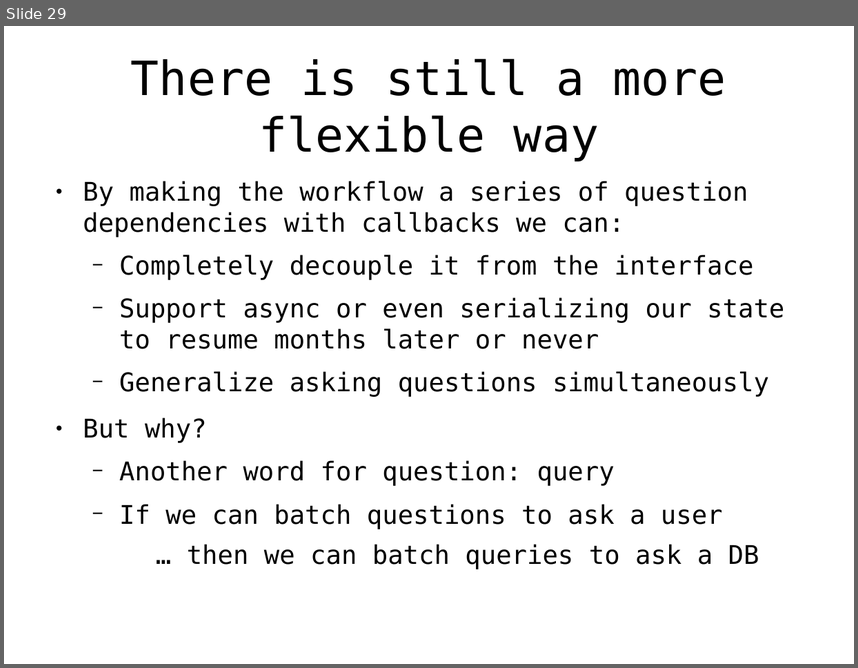
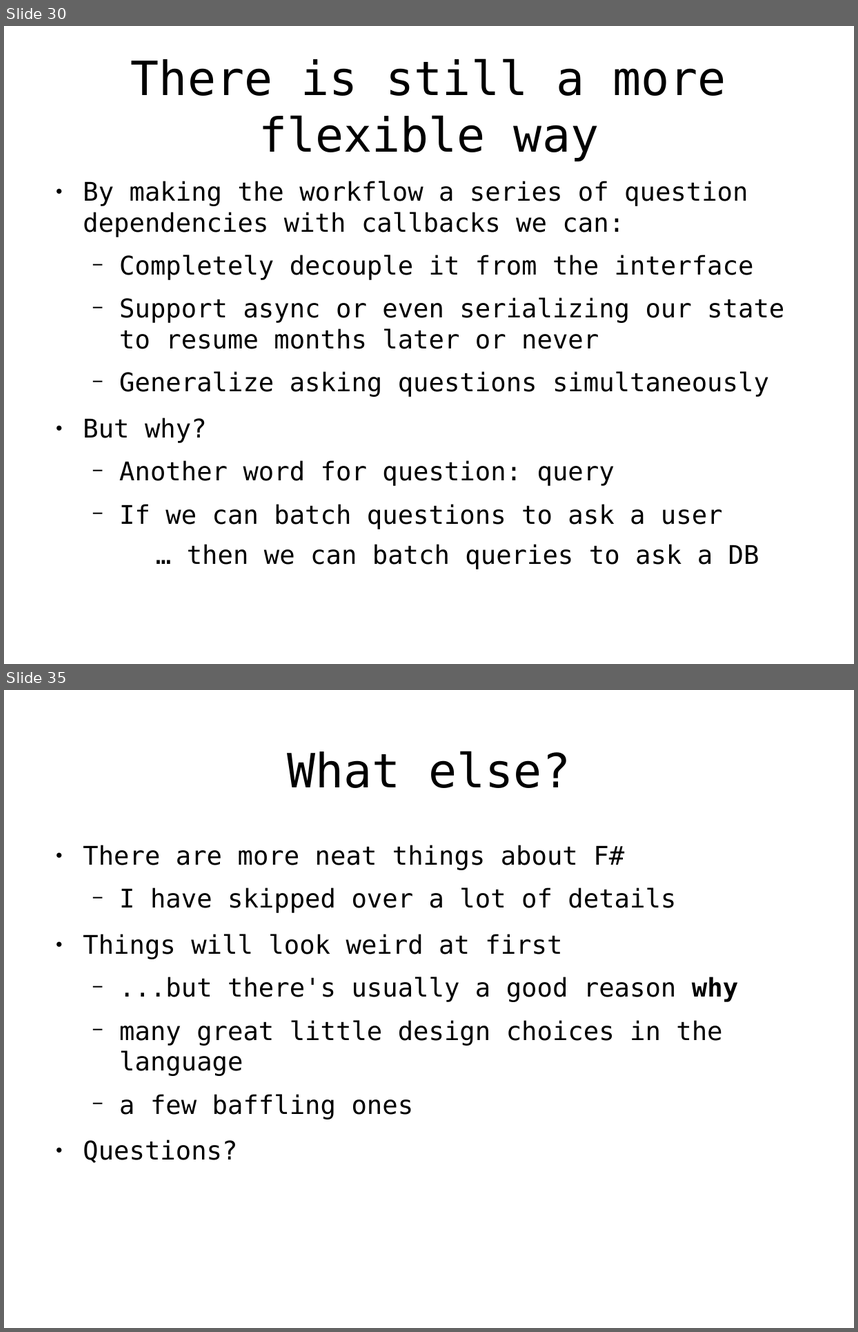
Before and after one commit to rspeele/FSharpTalk, a slide deck: fstalk.odp. Shown one above the other, each under a label of ours: slide 29 before the commit, slides 30 and 35 after it; the slides between them are not shown. The pictures are 858x668 and 858x1332 pixels, drawn with LibreOffice and Linux fonts; fonts in the diff are those of the drawing. Boxes give left, top, right and bottom in pixels: in the first picture for what was removed or moved away, otherwise in the second. Text is boxed around its words. In the diff, an @@ line names an element or a change of style, - is before the commit and + after.

```diff
--- a/fstalk.odp
+++ b/fstalk.odp
@@ slide 35 added at box(4, 690, 854, 1328), background #FFFFFF @@
@@ title added at box(287, 751, 571, 788), 44 pt, text #000000 @@
+What else?
@@ text added at box(83, 845, 738, 1163), 24 pt, text #000000 @@
+● There are more neat things about F#
+  − I have skipped over a lot of details
+● Things will look weird at first
+  − ...but there's usually a good reason why
+  − many great little design choices in the language
+  − a few baffling ones
+● Questions?
@@ what was slide 29 is now slide 30 @@
```
Also in this commit, not shown: 3 slides changed, 4 other slides added, 1 slide removed, 6 other files.
